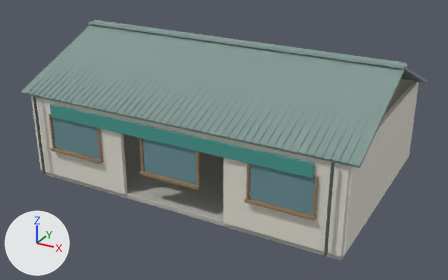
The Blender file art/blender/coastal_museum.blend as it was, and as the next commit left it.
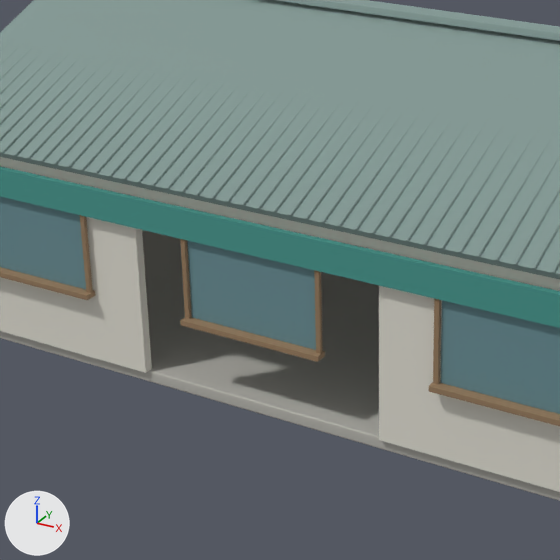
There are two pictures of each version: one whole from a camera (50 mm lens) standing at (10.47, -19.44, 10.64) and looking at (0.09, -0.57, 1.21), one close up on the part from 14% to 67% of the width and 13% to 98% of the height. The lights are fixed; the arrows at lower left show +X, +Y and +Z. The first two pictures are the older version.

Objects in the first close-up: 'concrete', 'glass', 'plaster', 'roof', 'teal', 'wood'.
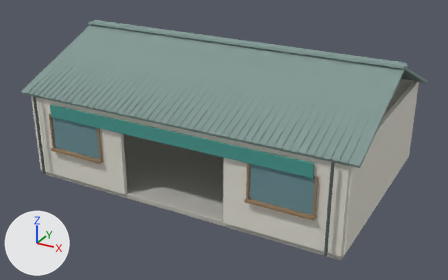
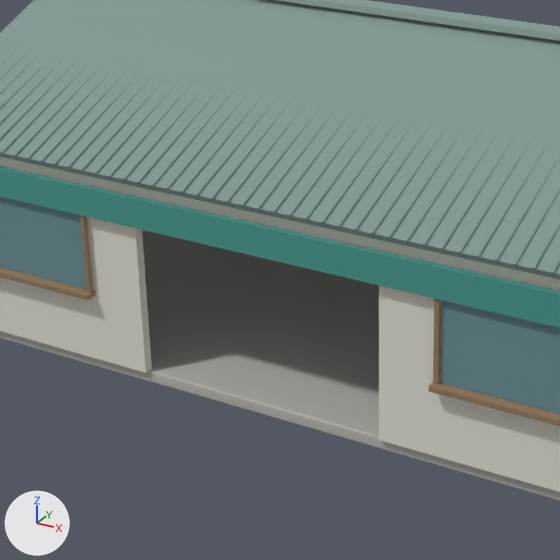
Where the change shows, as pixel boxes (x1, y1, x2, y2) in the close-ups (560 x 560 px):
part 1 of me_cube_040, deleted (cyan)
    before: (188, 241, 316, 350)
part 2 of me_cylinder_268, deleted (brown)
    before: (180, 239, 191, 319)
part 3 of me_cylinder_268, deleted (brown)
    before: (180, 316, 325, 362)
part 4 of me_cylinder_268, deleted (brown)
    before: (314, 270, 323, 354)

Diff of the bpy script that builds the scene:
```diff
--- a/art/blender/coastal_museum.blend.py
+++ b/art/blender/coastal_museum.blend.py
@@ me_cube_040 @@
 # used by ob_glass; location = (-4.0, -4.09, 1.8)
-me_cube_040.from_pydata(...)  # 24 vertices, 18 faces; spans x -1.05..9.05, y -0.03..0.03, z -0.62..0.62
+me_cube_040.from_pydata(...)  # 16 vertices, 12 faces; spans x -1.05..9.05, y -0.03..0.03, z -0.62..0.62
+# me_cube_040 part 1: the loose piece of 8 vertices spanning x 2.95..5.05, y -0.03..0.03, z -0.62..0.62 is deleted
 me_cube_040.materials.append(mat_glass)
@@ me_cylinder_268 @@
 # used by ob_wood; location = (-3.0, 1.0, 1.2)
-me_cylinder_268.from_pydata(...)  # 136 vertices, 90 faces; spans x -2.15..8.15, y -5.26..0.3, z -1.2..1.3
+me_cylinder_268.from_pydata(...)  # 112 vertices, 72 faces; spans x -2.15..8.15, y -5.26..0.3, z -1.2..1.3
+# me_cylinder_268 part 2: the loose piece of 8 vertices spanning x 1.87..1.93, y -5.17..-5.11, z -0.1..1.3 is deleted
+# me_cylinder_268 part 3: the loose piece of 8 vertices spanning x 1.85..4.15, y -5.26..-5.08, z -0.11..-0.03 is deleted
+# me_cylinder_268 part 4: the loose piece of 8 vertices spanning x 4.07..4.13, y -5.17..-5.11, z -0.1..1.3 is deleted
 me_cylinder_268.materials.append(mat_wood)
```
